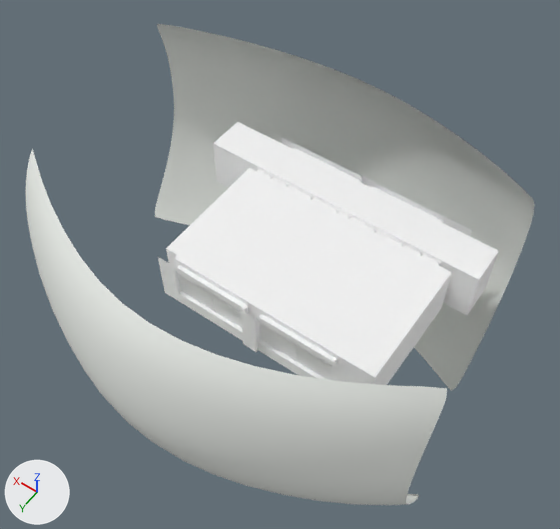
Two versions of the glTF model public/models/prototipo_mapa_vista_sentarse.glb, one commit apart.
Both versions are drawn from a camera (50 mm lens) standing at (-47.6, 71.4, 120.1) and looking at (7.9, -6.3, -2.1). The axes (+X, +Y, +Z) are drawn at lower left. The lights are the same throughout. The picture after the commit comes second. Where no turn or scale is listed for an object, it has been applied to the vertices. Vertices at exactly the same position are counted once.

Before the edit, the objects in view are built like this:
```python
mat_piso = principled_material('piso')
mat_piso.base_color = (0.968, 1.0, 0.955)  # white #fbfffa
me_plane = bpy.data.meshes.new('Plane')
me_plane.from_pydata(...)  # 578 vertices, 1024 faces; spans x -42.9..48.0, y -38.6..39.1, z -28.5..26.8
me_plane.materials.append(mat_piso)  # white #fbfffa
me_plane_001 = bpy.data.meshes.new('Plane.001')
me_plane_001.from_pydata(...)  # 1325 vertices, 2526 faces; spans x -28.0..31.9, y -26.1..13.2, z 0.0..11.1
me_plane_001.materials.append(mat_material_001)  # white #ffffff
me_plane_001.materials.append(mat_blackboard)  # white #ffffff
me_plane_001.materials.append(mat_metal)  # white #ffffff
me_plane_001.materials.append(mat_baseboard)  # white #ffffff
me_plane_001.materials.append(mat_walls)  # white #ffffff
me_plane_001.materials.append(mat_floor)  # white #ffffff
me_plane_001.materials.append(mat_green_baord)  # white #ffffff
me_plane_001.materials.append(mat_light_wood_002)  # white #ffffff
me_plane_001.materials.append(mat_material)  # white #ffffff
me_plane_001.materials.append(mat_exterior_walls)  # white #ffffff
me_plane_056 = bpy.data.meshes.new('Plane.056')
me_plane_056.from_pydata(...)  # 200 vertices, 100 faces; spans x -20.3..20.4, y -25.5..12.1, z 3.0..10.5
me_plane_056.materials.append(mat_window)  # white #ffffff
ob_background = bpy.data.objects.new('background', me_plane)
ob_background.location = (6.7, -2.9, -3.0)
ob_room = bpy.data.objects.new('room', me_plane_001)
ob_room.location = (-0.4, 0.2, -0.8)
ob_windows = bpy.data.objects.new('windows', me_plane_056)
ob_windows.location = (-0.4, 0.2, -0.8)
```
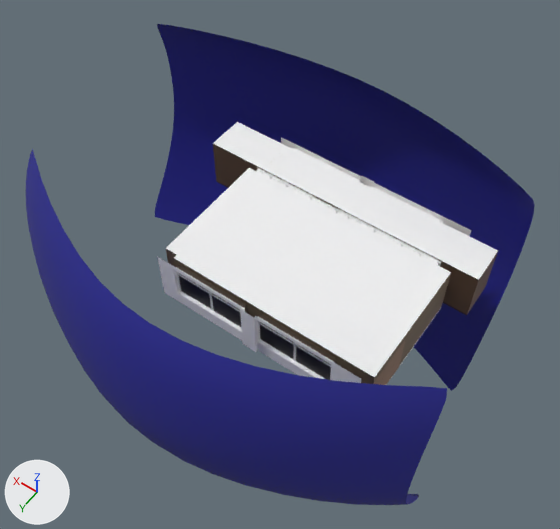
Where the change shows, as pixel boxes (x1, y1, x2, y2) in the pictures (560 x 529 px):
'background', recoloured (white to blue): (25, 24, 535, 505) in both
'room', recoloured, reshaped, moved: before (158, 122, 499, 385); after (157, 122, 498, 385)
'windows', recoloured: (178, 273, 331, 380) in both
part 1 of me_plane_001, recoloured: (166, 144, 479, 378) in both
part 2 of me_plane_001, recoloured: (166, 250, 450, 384) in both
part 3 of me_plane_001, recoloured: (213, 145, 497, 314) in both
part 4 of me_plane_001, recoloured: (177, 265, 336, 363) in both

The change, as a diff of the scene's bpy script:
```diff
--- a/public/models/prototipo_mapa_vista_sentarse.glb.py
+++ b/public/models/prototipo_mapa_vista_sentarse.glb.py
@@ mat_piso @@
 mat_piso = principled_material('piso')
-mat_piso.base_color = (0.968, 1.0, 0.955)  # white #fbfffa
+mat_piso.base_color = (0.238, 0.248, 0.239)  # grey #868886
@@ mat_ventana_1 @@
+mat_ventana_1 = principled_material('Ventana_1')
+mat_ventana_1.base_color = (0.0, 0.0, 0.0)  # black #000000
@@ mat_pared @@
+mat_pared = principled_material('pared')
+mat_pared.base_color = (0.188, 0.134, 0.0838)  # brown #786652
@@ mat_marcos @@
+mat_marcos = principled_material('marcos')
+mat_marcos.base_color = (0.119, 0.13, 0.134)  # dark grey #616566
@@ mat_base @@
+mat_base = principled_material('base')
+mat_base.base_color = (0.0435, 0.0256, 0.0152)  # brown #3b2c21
@@ mat_material_009 @@
+mat_material_009 = principled_material('Material.009')
+mat_material_009.base_color = (0.119, 0.068, 0.0383)  # brown #614a37
@@ mat_tableros_verdes @@
+mat_tableros_verdes = principled_material('tableros_verdes')
+mat_tableros_verdes.base_color = (0.192, 0.431, 0.343)  # green #79af9e
@@ mat_tablero_negro @@
+mat_tablero_negro = principled_material('tablero_negro')
+mat_tablero_negro.base_color = (0.0272, 0.0272, 0.0272)  # black #2e2e2e
@@ mat_cielo @@
+mat_cielo = principled_material('cielo')
+mat_cielo.base_color = (0.0159, 0.0166, 0.277)  # blue #222390
@@ me_plane @@
 me_plane.from_pydata(...)  # 578 vertices, 1024 faces; spans x -42.9..48.0, y -38.6..39.1, z -28.5..26.8
-me_plane.materials.append(mat_piso)  # white #fbfffa
+me_plane.materials.append(mat_cielo)  # blue #222390
@@ me_plane_001 @@
 me_plane_001.from_pydata(...)  # 1325 vertices, 2526 faces; spans x -28.0..31.9, y -26.1..13.2, z 0.0..11.1
 # used by ob_room; location = (-0.4, 0.2, -0.8)
-me_plane_001.materials.append(mat_material_001)  # white #ffffff
-me_plane_001.materials.append(mat_blackboard)  # white #ffffff
+# me_plane_001 part 1: 132 faces spanning x -28.0..31.9, y -24.7..11.3, z 0.0..11.1 switch from mat_baseboard (white #ffffff) to mat_base (brown #3b2c21)
+# me_plane_001 part 2: 57 faces spanning x -23.3..21.7, y -15.0..11.3, z 0.3..10.8 switch from mat_walls (white #ffffff) to mat_pared (brown #786652)
+# me_plane_001 part 3: 112 faces spanning x -28.0..31.9, y -24.7..11.3, z 0.3..10.8 switch from mat_walls (white #ffffff) to mat_material_009 (brown #614a37)
+# me_plane_001 part 4: 20 faces spanning x -16.0..17.9, y 11.3..12.0, z 2.9..10.0 switch from mat_walls (white #ffffff) to mat_base (brown #3b2c21)
 me_plane_001.materials.append(mat_metal)
-me_plane_001.materials.append(mat_floor)  # white #ffffff
-me_plane_001.materials.append(mat_green_baord)  # white #ffffff
-me_plane_001.materials.append(mat_light_wood_002)  # white #ffffff
-me_plane_001.materials.append(mat_material)  # white #ffffff
-me_plane_001.materials.append(mat_exterior_walls)  # white #ffffff
+me_plane_001.materials.append(mat_white_plastic)  # white #ffffff
+me_plane_001.materials.append(mat_tablero_negro)  # black #2e2e2e
+me_plane_001.materials.append(mat_tableros_verdes)  # green #79af9e
+me_plane_001.materials.append(mat_piso)  # grey #868886
+me_plane_001.materials.append(mat_marcos)  # dark grey #616566
@@ me_plane_056 @@
 me_plane_056.from_pydata(...)  # 200 vertices, 100 faces; spans x -20.3..20.4, y -25.5..12.1, z 3.0..10.5
-me_plane_056.materials.append(mat_window)  # white #ffffff
+me_plane_056.materials.append(mat_ventana_1)  # black #000000
@@ ob_room @@
 ob_room = bpy.data.objects.new('room', me_plane_001)
-ob_room.location = (-0.4, 0.2, -0.8)
+ob_room.location = (-0.3, 0.2, -0.8)
```
